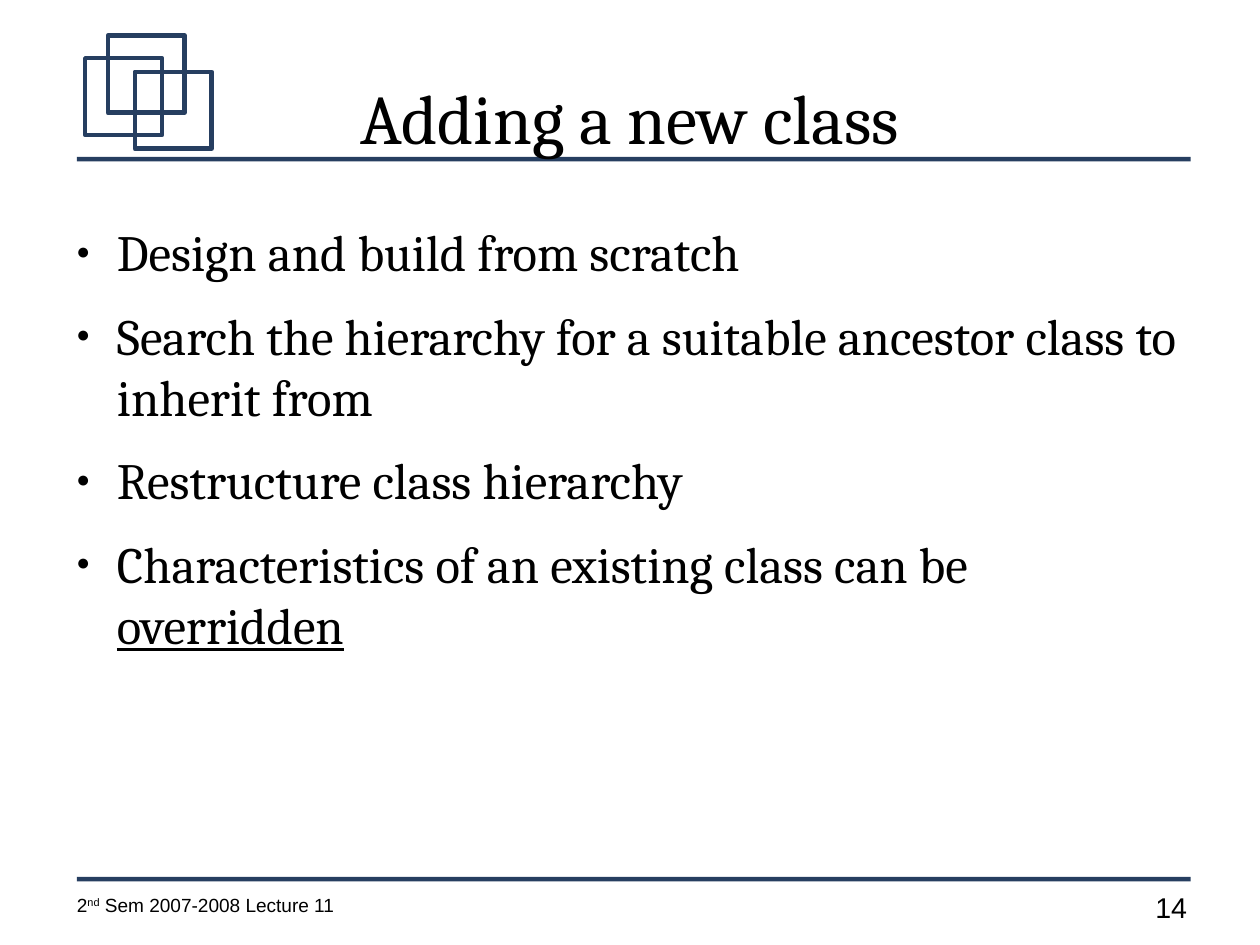
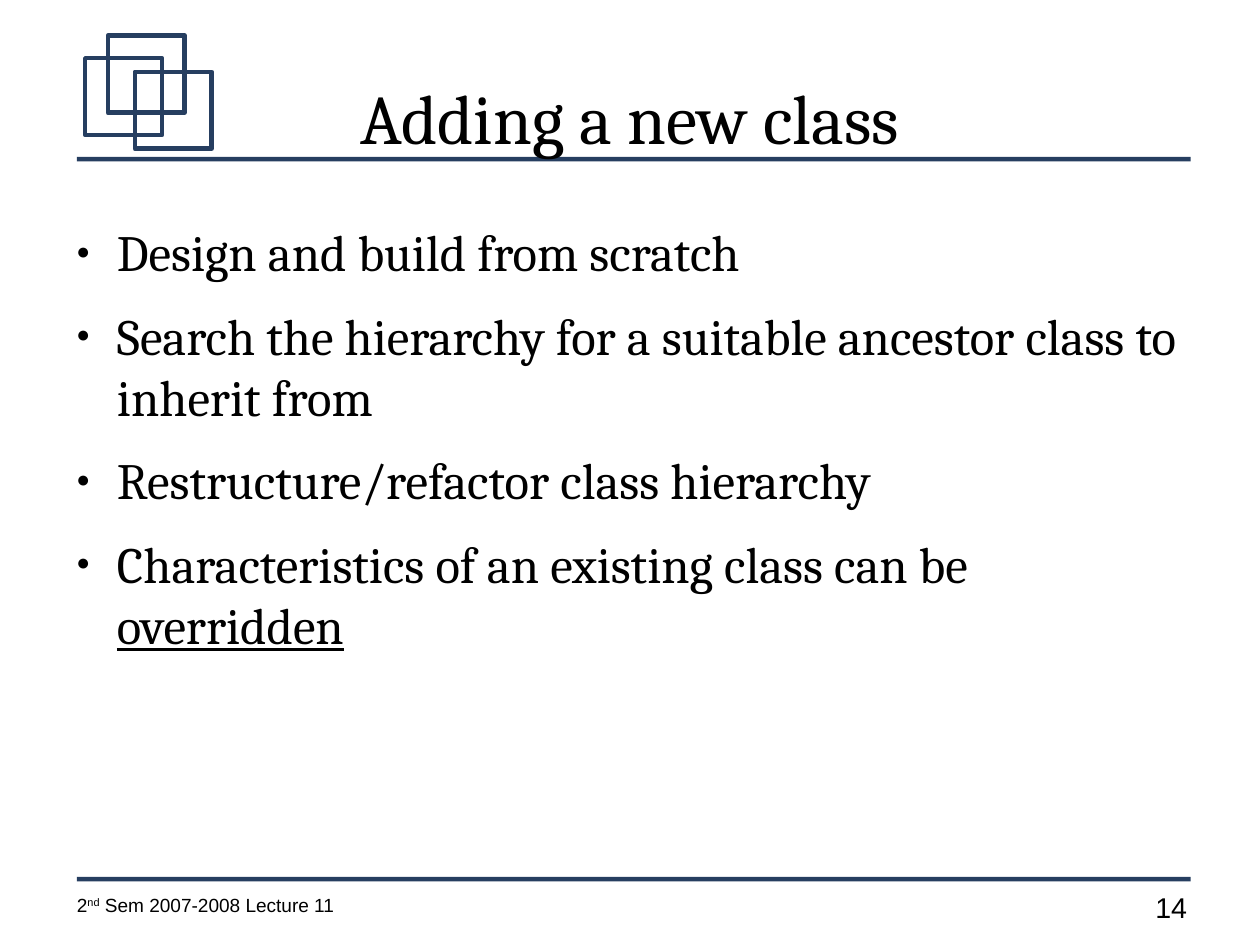
Before and after one commit to jachermocilla/jach-homepage, a slide deck: slide 14 of CMSC128-2nd-Sem-2007-L11.odp. Drawn at 1260x945 pixels with LibreOffice and Linux fonts; fonts in the diff are those of the drawing. Boxes give left, top, right and bottom in pixels: in the first picture for what was removed or moved away, otherwise in the second. Text is boxed around its words. In the diff, an @@ line names an element or a change of style, - is before the commit and + after.

```diff
--- a/CMSC128-2nd-Sem-2007-L11.odp
+++ b/CMSC128-2nd-Sem-2007-L11.odp
@@ text at (117, 463, 870, 510): text changed @@
-● Restructure class hierarchy
+● Restructure/refactor class hierarchy
```
Also in this commit, not shown: 8 other slides changed, 1 slide added, 1 slide removed.
